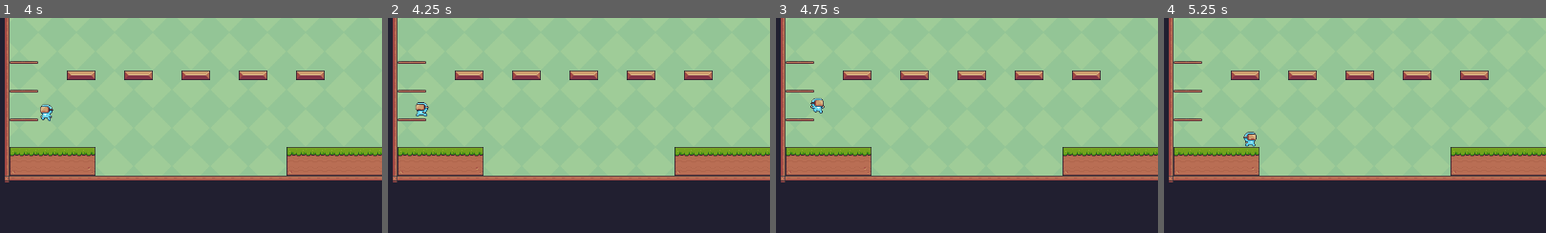
Above: before the commit, frames 1-4 (left to right).
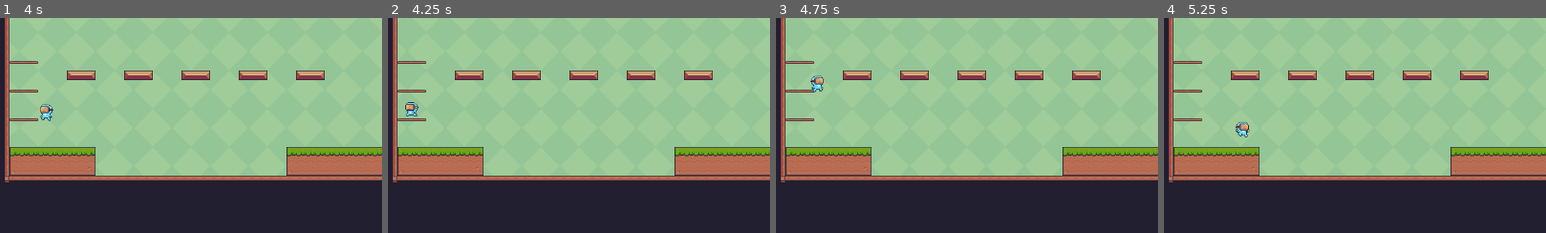
Above: after the commit, the same moments.

Repository: AlexForget/plateformerNoName
Game: Godot game, scene res://scenes/levels/level_1.tscn
Same seed, same stepped clock (60 frames per second), same inputs: the game is played once before the commit and once after it.
Inputs:
- Up to frame 1 (4 s): tap Enter at 0.5 s; hold Right (moveRight) 0.53-2.03 s; tap Space (jump) at 0.77, 1.52, 2, 3.02, 3.77 s; hold Left (moveLeft) from 2.03 s (still down)
- Up to frame 2 (4.25 s): keep holding Left (moveLeft)
- Up to frame 3 (4.75 s): tap Enter at 4.25 s; release Left (moveLeft) at 4.28 s; hold Right (moveRight) from 4.28 s (still down); tap Space (jump) at 4.52 s
- Up to frame 4 (5.25 s): keep holding Right (moveRight)
The pictures show only the part of the screen within x 0-50%, y 23-73%; the shares and areas given below are measured in that part.

Frame 1 is identical in both runs. In frame 2, 0.4% of the frame differs, in the area x 4-11%, y 39-46%; in frame 3, 0.4%, in the area x 9-13%, y 26-45%; in frame 4, 0.4%.

Commit message:
add one way collision to secondary platform

Diff:
--- a/scenes/levels/level_1.tscn
+++ b/scenes/levels/level_1.tscn
@@ -61,14 +61,17 @@
 17:0/0/physics_layer_0/linear_velocity = Vector2(0, 0)
 17:0/0/physics_layer_0/angular_velocity = 0.0
 17:0/0/physics_layer_0/polygon_0/points = PackedVector2Array(8, -3.00806, 8, -8, -8, -8, -8, -3.00806)
+17:0/0/physics_layer_0/polygon_0/one_way = true
 18:0/0 = 0
 18:0/0/physics_layer_0/linear_velocity = Vector2(0, 0)
 18:0/0/physics_layer_0/angular_velocity = 0.0
 18:0/0/physics_layer_0/polygon_0/points = PackedVector2Array(8, -3.00806, 8, -8, -8, -8, -8, -3.00806)
+18:0/0/physics_layer_0/polygon_0/one_way = true
 19:0/0 = 0
 19:0/0/physics_layer_0/linear_velocity = Vector2(0, 0)
 19:0/0/physics_layer_0/angular_velocity = 0.0
 19:0/0/physics_layer_0/polygon_0/points = PackedVector2Array(8, -3.00806, 8, -8, -8, -8, -8, -3.00806)
+19:0/0/physics_layer_0/polygon_0/one_way = true
 0:1/0 = 0
 0:1/0/physics_layer_0/linear_velocity = Vector2(0, 0)
 0:1/0/physics_layer_0/angular_velocity = 0.0
@@ -124,14 +127,17 @@
 17:1/0/physics_layer_0/linear_velocity = Vector2(0, 0)
 17:1/0/physics_layer_0/angular_velocity = 0.0
 17:1/0/physics_layer_0/polygon_0/points = PackedVector2Array(8, -3.00806, 8, -8, -8, -8, -8, -3.00806)
+17:1/0/physics_layer_0/polygon_0/one_way = true
 18:1/0 = 0
 18:1/0/physics_layer_0/linear_velocity = Vector2(0, 0)
 18:1/0/physics_layer_0/angular_velocity = 0.0
 18:1/0/physics_layer_0/polygon_0/points = PackedVector2Array(8, -3.00806, 8, -8, -8, -8, -8, -3.00806)
+18:1/0/physics_layer_0/polygon_0/one_way = true
 19:1/0 = 0
 19:1/0/physics_layer_0/linear_velocity = Vector2(0, 0)
 19:1/0/physics_layer_0/angular_velocity = 0.0
 19:1/0/physics_layer_0/polygon_0/points = PackedVector2Array(8, -3.00806, 8, -8, -8, -8, -8, -3.00806)
+19:1/0/physics_layer_0/polygon_0/one_way = true
 0:2/0 = 0
 0:2/0/physics_layer_0/linear_velocity = Vector2(0, 0)
 0:2/0/physics_layer_0/angular_velocity = 0.0
@@ -169,14 +175,17 @@
 17:2/0/physics_layer_0/linear_velocity = Vector2(0, 0)
 17:2/0/physics_layer_0/angular_velocity = 0.0
 17:2/0/physics_layer_0/polygon_0/points = PackedVector2Array(8, -3.00806, 8, -8, -8, -8, -8, -3.00806)
+17:2/0/physics_layer_0/polygon_0/one_way = true
 18:2/0 = 0
 18:2/0/physics_layer_0/linear_velocity = Vector2(0, 0)
 18:2/0/physics_layer_0/angular_velocity = 0.0
 18:2/0/physics_layer_0/polygon_0/points = PackedVector2Array(8, -3.00806, 8, -8, -8, -8, -8, -3.00806)
+18:2/0/physics_layer_0/polygon_0/one_way = true
 19:2/0 = 0
 19:2/0/physics_layer_0/linear_velocity = Vector2(0, 0)
 19:2/0/physics_layer_0/angular_velocity = 0.0
 19:2/0/physics_layer_0/polygon_0/points = PackedVector2Array(8, -3.00806, 8, -8, -8, -8, -8, -3.00806)
+19:2/0/physics_layer_0/polygon_0/one_way = true
 0:4/0 = 0
 0:4/0/physics_layer_0/linear_velocity = Vector2(0, 0)
 0:4/0/physics_layer_0/angular_velocity = 0.0
